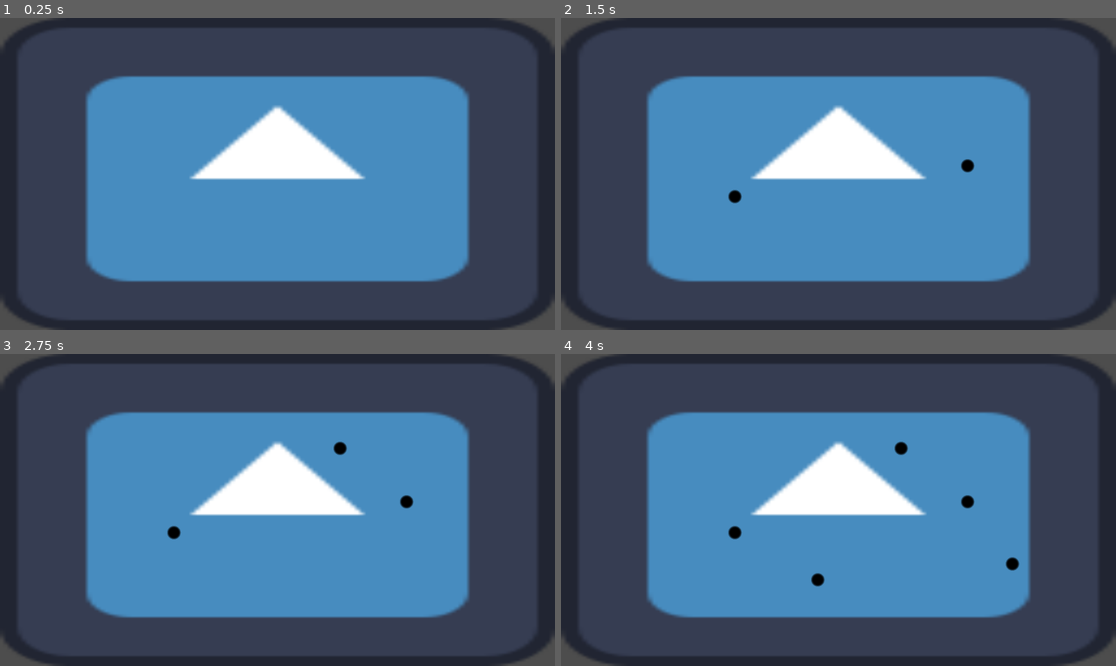
Above: before the commit, frames 1-4 (two rows, left to right).
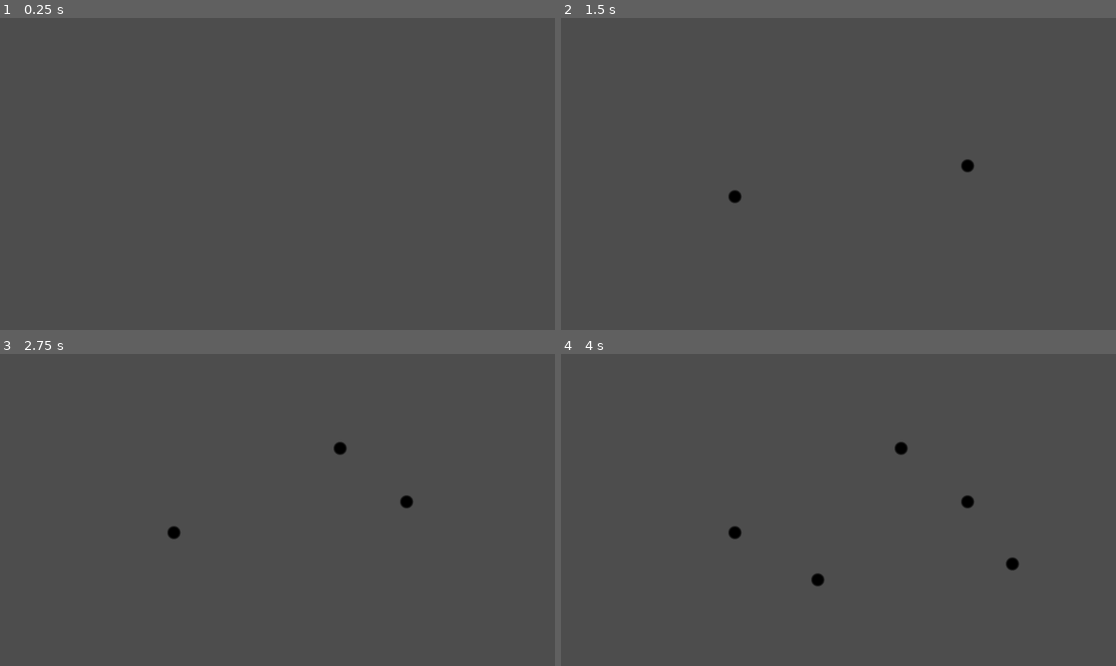
Above: after the commit, the same moments.

Repository: viktorija-panovska/gmtk-2026
Game: Godot game, scene res://drawing/scenes/2d_canvas.tscn
The game is run twice, just before and just after one commit, with the same random seed, the same clock (stepped at 60 frames per second) and the same inputs. The project has no main scene, so this scene is started directly. The engine's default icon, where the game draws it, is replaced by a stand-in: a white triangle on a blue panel in a dark square.
Inputs (mouse positions are in pixels of both pictures, inside the frame that each line leads up to):
- Up to frame 1 (0.25 s): no input
- Up to frame 2 (1.5 s): tap Enter at 0.5 s; move the mouse to (960, 158) at 0.52 s; click (960, 158) at 0.67 s; tap Space at 1.25 s; move the mouse to (727, 189) at 1.27 s; click (727, 189) at 1.42 s
- Up to frame 3 (2.75 s): tap Enter at 2 s; move the mouse to (333, 441) at 2.02 s; click (333, 441) at 2.17 s
- Up to frame 4 (4 s): tap Space at 2.75 s; move the mouse to (810, 572) at 2.77 s; click (810, 572) at 2.92 s; tap Enter at 3.5 s; move the mouse to (1005, 556) at 3.52 s; click (1005, 556) at 3.67 s

The runs differ from the first frame. In frame 1, 58% of the frame differs, in the area x 0-100%, y 0-100%; in frame 2, 58%; in frame 3, 58%; in frame 4, 58%.

Commit message:
Remove test texture

Diff:
--- a/drawing/scenes/2d_canvas.tscn
+++ b/drawing/scenes/2d_canvas.tscn
@@ -1,7 +1,6 @@
 [gd_scene format=3 uid="uid://n12t5sb631if"]
 
 [ext_resource type="Script" uid="uid://c1fwi47kh64eq" path="res://drawing/scripts/2D_canvas.gd" id="1_5lmgc"]
-[ext_resource type="Texture2D" uid="uid://w5kafc3luitw" path="res://icon.svg" id="2_gryyh"]
 [ext_resource type="Texture2D" uid="uid://cgvchcvgwev2u" path="res://drawing/textures/smooth_brush_shape.webp" id="3_gryyh"]
 [ext_resource type="Texture2D" uid="uid://c8jrrpiyfvtu2" path="res://drawing/textures/drawable_texture.tres" id="3_mm5nj"]
 
@@ -16,15 +15,6 @@
 _drawable_texture = ExtResource("3_mm5nj")
 _brush = ExtResource("3_gryyh")
 
-[node name="TextureRect" type="TextureRect" parent="." unique_id=2048033537]
-layout_mode = 1
-anchors_preset = 15
-anchor_right = 1.0
-anchor_bottom = 1.0
-grow_horizontal = 2
-grow_vertical = 2
-texture = ExtResource("2_gryyh")
-
 [node name="DrawingTexture" type="TextureRect" parent="." unique_id=1789833365]
 layout_mode = 1
 anchors_preset = 15
